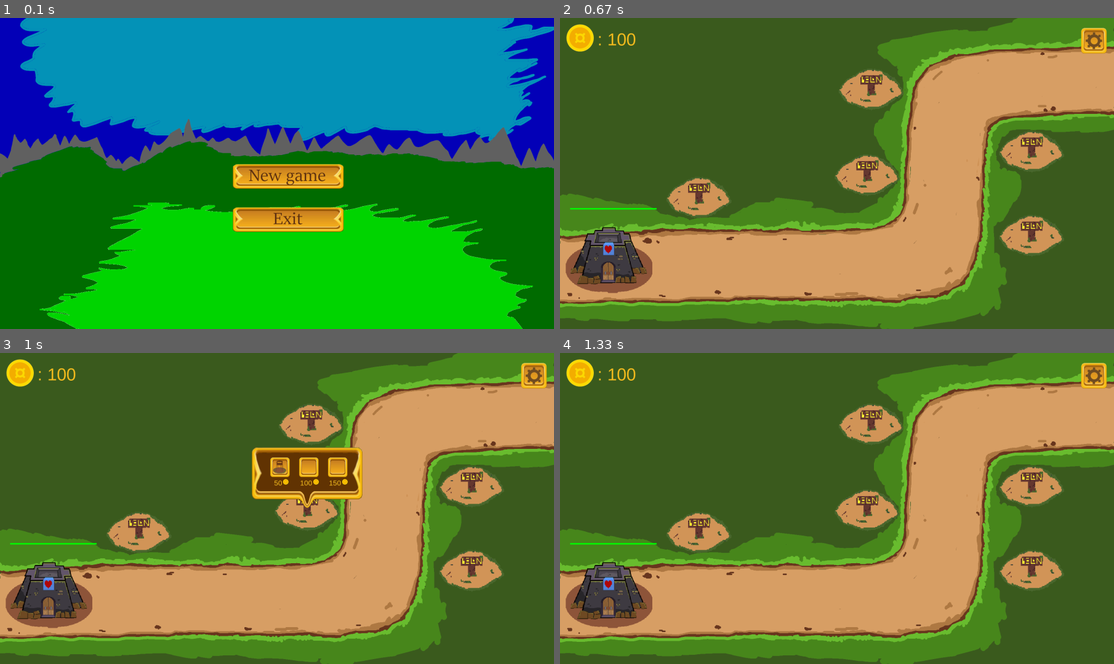
Above: before the commit, frames 1-4 (two rows, left to right).
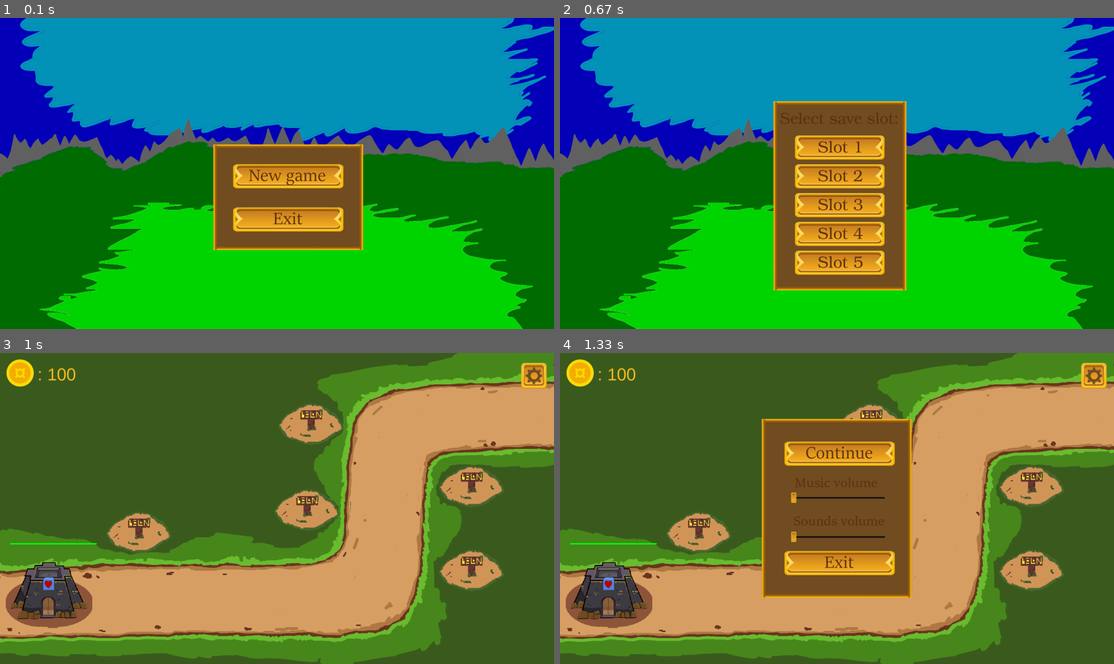
Above: after the commit, the same moments.

Repository: Fundgod/Tower_def
Game: pygame game, started from main.py
Two runs of this game, one before a commit and one after it. Both use one fixed random seed, a clock stepped at 60 frames per second and the inputs below.
Inputs (mouse positions are in pixels of both pictures, inside the frame that each line leads up to):
- Up to frame 1 (0.1 s): no input
- Up to frame 2 (0.67 s): click (842, 173) at 0.38 s
- Up to frame 3 (1 s): press the mouse at (277, 508) at 0.7 s; move the mouse to (337, 486) at 0.8 s; release the mouse at (393, 468) at 0.93 s
- Up to frame 4 (1.33 s): press the mouse at (1091, 371) at 1.03 s; move the mouse to (925, 408) at 1.13 s; release the mouse at (759, 443) at 1.27 s

The runs differ from the first frame. In frame 1, 6.2% of the frame differs, in the area x 38-66%, y 40-75%; in frame 2, 100%, in the area x 0-100%, y 0-100%; in frame 3, 3.4%; in frame 4, 15%.

Commit message:
Added menu where player can change save slot, created database

Diff:
--- a/main.py
+++ b/main.py
@@ -4,6 +4,7 @@
 import os
 import json
 import math
+import sqlite3
 from threading import Thread
 from functools import partial
 from time import sleep
@@ -53,8 +54,8 @@
 
 
 class Map:
-    def __init__(self, number):
-        self.dir = f'map{number}'
+    def __init__(self, index):
+        self.dir = f'map{index}'
         self.ways = self.load_ways()
         self.sprite = self.load_sprite()
 
@@ -80,8 +81,10 @@
         sprite.rect = pygame.Rect(0, 0, WIDTH, HEIGHT)
         return group
 
-    def get_way(self, road_num):
-        return random.choice(self.ways[road_num])
+    def get_way(self, road_index, way_index=None):
+        if way_index is None:
+            return random.choice(self.ways[road_index])
+        return self.ways[road_index][way_index]
 
     def render(self, screen):
         self.sprite.draw(screen)
@@ -405,6 +408,8 @@
 
 
 class MobMark(pygame.sprite.Group):
+    """Класс крестика, который появляется на экране если кликнуть по мобу"""
+
     def __init__(self):
         super().__init__()
         self.image = MOB_MARK
@@ -463,31 +468,62 @@
 
 
     def begin(self):
-        # Инициализация фоновой картинки и кнопок
+        # Инициализация фоновой картинки и главного меню
         background = load_image(os.path.join('sprites', 'background_image.png'))
-        buttons = pygame.sprite.Group()
-        single_player_button = Button((800, 500, 350, 90), 'start_single_game.png', buttons)
-        exit_button = Button((800, 650, 350, 90), 'exit.png', buttons)
+        menu = pygame.sprite.Group()
+        menu_table = pygame.sprite.Sprite(menu)
+        menu_table.rect = pygame.Rect(700, 400, 600, 450)
+        menu_table.image = load_image(os.path.join('sprites', 'main_menu.png'), -1)
+        single_player_button = Button((800, 500, 350, 90), 'start_single_game.png', menu)
+        exit_button = Button((800, 650, 350, 90), 'exit.png', menu)
+        state = 'main_menu'
+        save_slot_buttons = []
         self.screen.blit(background, (0, 0))
-        buttons.draw(self.screen)
+        menu.draw(self.screen)
         # Ожидание юзер инпута
         while True:
             for event in pygame.event.get():
                 if event.type == pygame.MOUSEBUTTONDOWN:
                     click = pygame.Rect(*event.pos, 1, 1)
-                    if click.colliderect(single_player_button):
-                        self.start()
-                        return
-                    elif click.colliderect(exit_button):
-                        self.quit()
+                    if state == 'main_menu':
+                        if click.colliderect(single_player_button):
+                            state = 'choose_save_slot_menu'
+                            single_player_button.kill()
+                            exit_button.kill()
+                            menu_table.rect.y -= 150
+                            menu_table.image = load_image(os.path.join('sprites', 'save_slots_menu.png'))
+                            for save_slot in range(5):
+                                save_slot_buttons.append(Button(
+                                    (800, 400 + save_slot * 100, 340, 90),
+                                    f'save_slot_{save_slot + 1}.png',
+                                    menu
+                                ))
+                            self.screen.blit(background, (0, 0))
+                            menu.draw(self.screen)
+                            pygame.display.flip()
+                        elif click.colliderect(exit_button):
+                            self.quit()
+                    else:
+                        for index, button in enumerate(save_slot_buttons):
+                            if click.colliderect(button.rect):
+                                self.start(index + 1)
+                                return
                 elif event.type == pygame.KEYDOWN:
                     if event.key == pygame.K_END:
                         self.quit()
+                elif event.type == pygame.QUIT:
+                    self.quit()
             pygame.display.flip()
 
-    def start(self):
-        self.mobs_spawn_thread = Thread(target=self.spawn_mobs, daemon=True)
+    def start(self, save_slot):
+        spawner_start = self.load_game_data(save_slot)
+        self.mobs_spawn_thread = Thread(target=self.spawn_mobs, args=[spawner_start], daemon=True)
         self.mobs_spawn_thread.start()
+
+    def load_game_data(self, save_slot):
+        if False:
+            pass
+        return 0
 
     def load_plants(self):
         plants_data = []
@@ -503,15 +539,25 @@
         plants_data = dict(plants_data)
         return plants_data
 
-    def spawn_mobs(self):
-        for interval, road_num, mob_type in MOBS[self.level]:
+    def spawn_mobs(self, start):
+        spawn_list = MOBS[self.level]
+        for index, (interval, road_index, mob_type) in enumerate(spawn_list):
+            if interval <= start:
+                start -= interval
+            else:
+                spawn_list = list(spawn_list[index:])
+                spawn_list[0] = (interval - start, road_index, mob_type)
+                spawn_list = tuple(spawn_list)
+                break
+        print(spawn_list)
+        for interval, road_index, mob_type in spawn_list:
             little_intervals_count = interval / 0.1
             little_intervals_counter = 0
             while little_intervals_counter != little_intervals_count:
                 sleep(0.1)
                 if not self.on_pause:
                     little_intervals_counter += 1
-            self.mob_query.append((mob_type, road_num))
+            self.mob_query.append((mob_type, road_index))
 
     def on_click(self, pos):
         click = pygame.Rect(*pos, 1, 1)
@@ -551,7 +597,7 @@
         menu = pygame.sprite.Group()
         menu_table = pygame.sprite.Sprite(menu)
         menu_table.rect = pygame.Rect(660, 190, 600, 700)
-        menu_table.image = load_image(os.path.join('sprites', 'menu.png'), -1)
+        menu_table.image = load_image(os.path.join('sprites', 'pause_menu.png'), -1)
         continue_button = Button((770, 300, 350, 90), 'continue.png', menu)
         music_slider = Button((800, 483, 20, 40), 'slider.png', menu)
         sounds_slider = Button((800, 619, 20, 40), 'slider.png', menu)
@@ -617,8 +663,8 @@
 
     def update_and_render(self):
         if self.mob_query:
-            mob_type, road_num = self.mob_query.pop(-1)
-            mob = Mob(mob_type, self.map.get_way(road_num), self.mt, self.mobs[mob_type])
+            mob_type, road_index = self.mob_query.pop(-1)
+            mob = Mob(mob_type, self.map.get_way(road_index), self.mt, self.mobs[mob_type])
             self.moblist.append(mob)
         self.map.render(self.screen)
         self.mt.update_mobslist(self.moblist)
Binary file added: data/save_slots_db
Binary file added: sprites/buttons/button_template.png
Binary file added: sprites/buttons/save_slot_1.png
Binary file added: sprites/buttons/save_slot_2.png
Binary file added: sprites/buttons/save_slot_3.png
Binary file added: sprites/buttons/save_slot_4.png
Binary file added: sprites/buttons/save_slot_5.png
Binary file added: sprites/main_menu.png
Renamed: sprites/menu.png -> sprites/pause_menu.png
Binary file added: sprites/save_slots_menu.png
